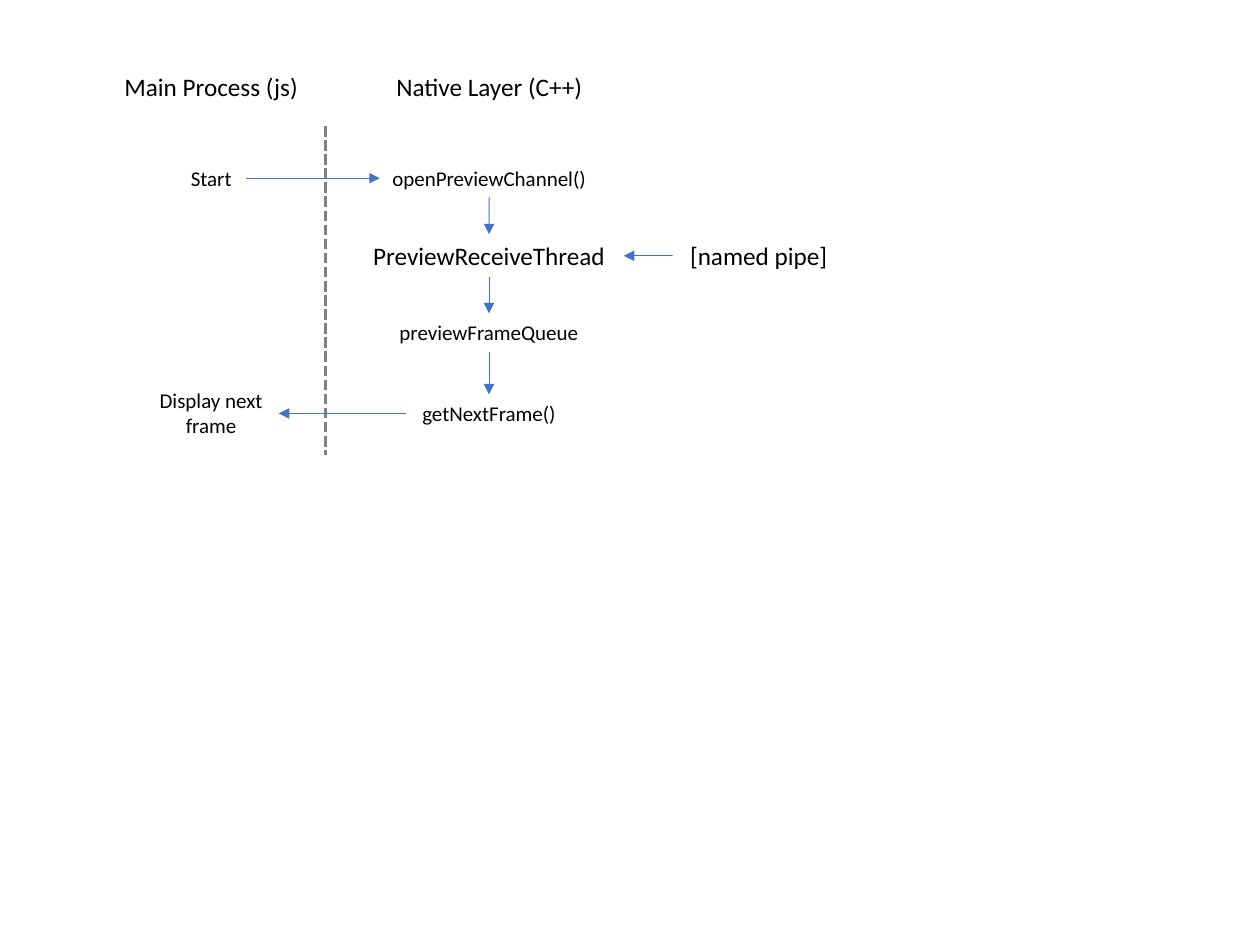
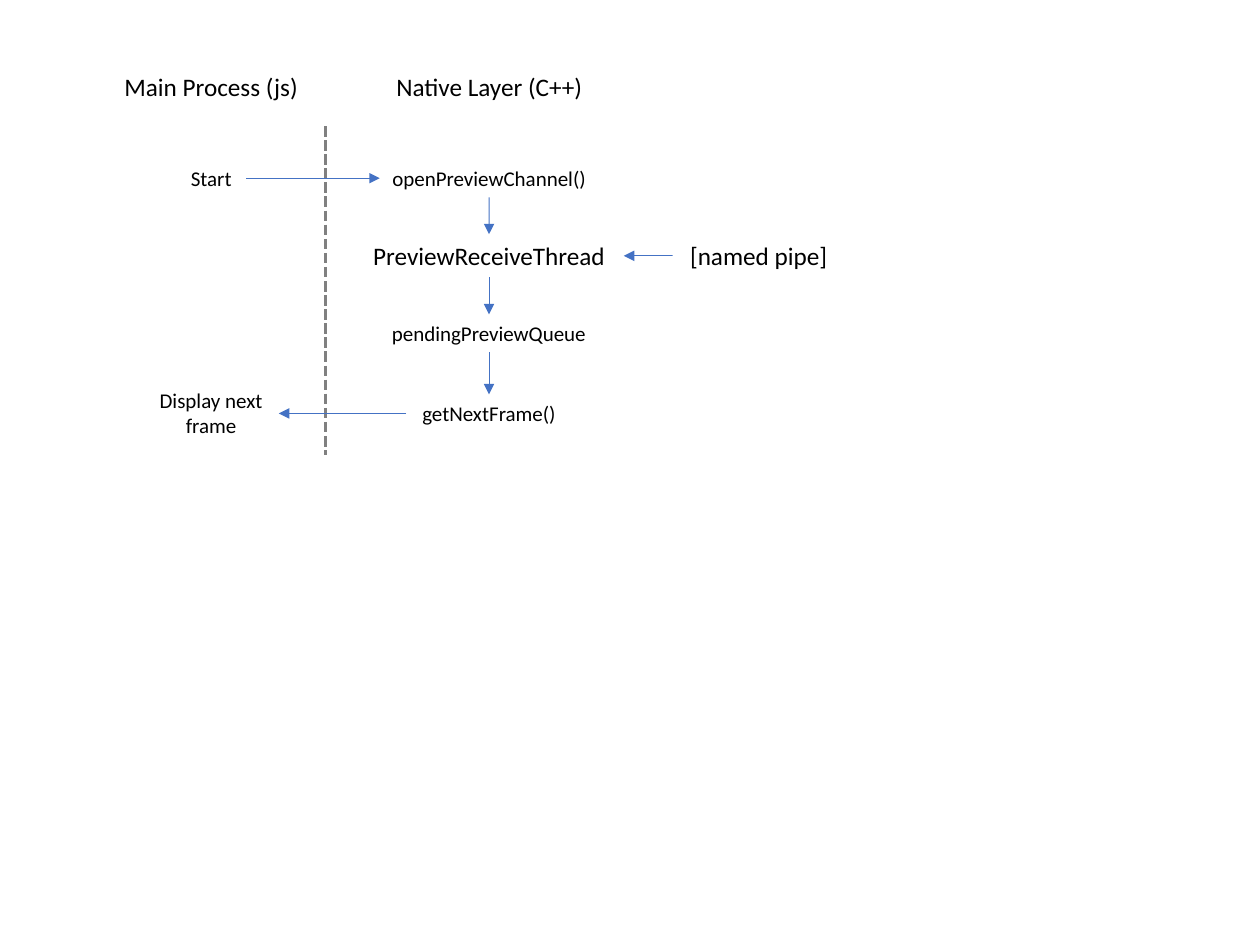
Before and after one commit to sclaggett/eye-candy, a slide deck: slide 10 of images/sources/Figures.pptx. Drawn at 1260x945 pixels with LibreOffice and Linux fonts; fonts in the diff are those of the drawing. Boxes give left, top, right and bottom in pixels: in the first picture for what was removed or moved away, otherwise in the second. Text is boxed around its words. In the diff, an @@ line names an element or a change of style, - is before the commit and + after.

```diff
--- a/images/sources/Figures.pptx
+++ b/images/sources/Figures.pptx
@@ text at (392,326,586,345): text changed @@
-previewFrameQueue
+pendingPreviewQueue
```
Also in this commit, not shown: 9 other slides changed, 25 other files.
